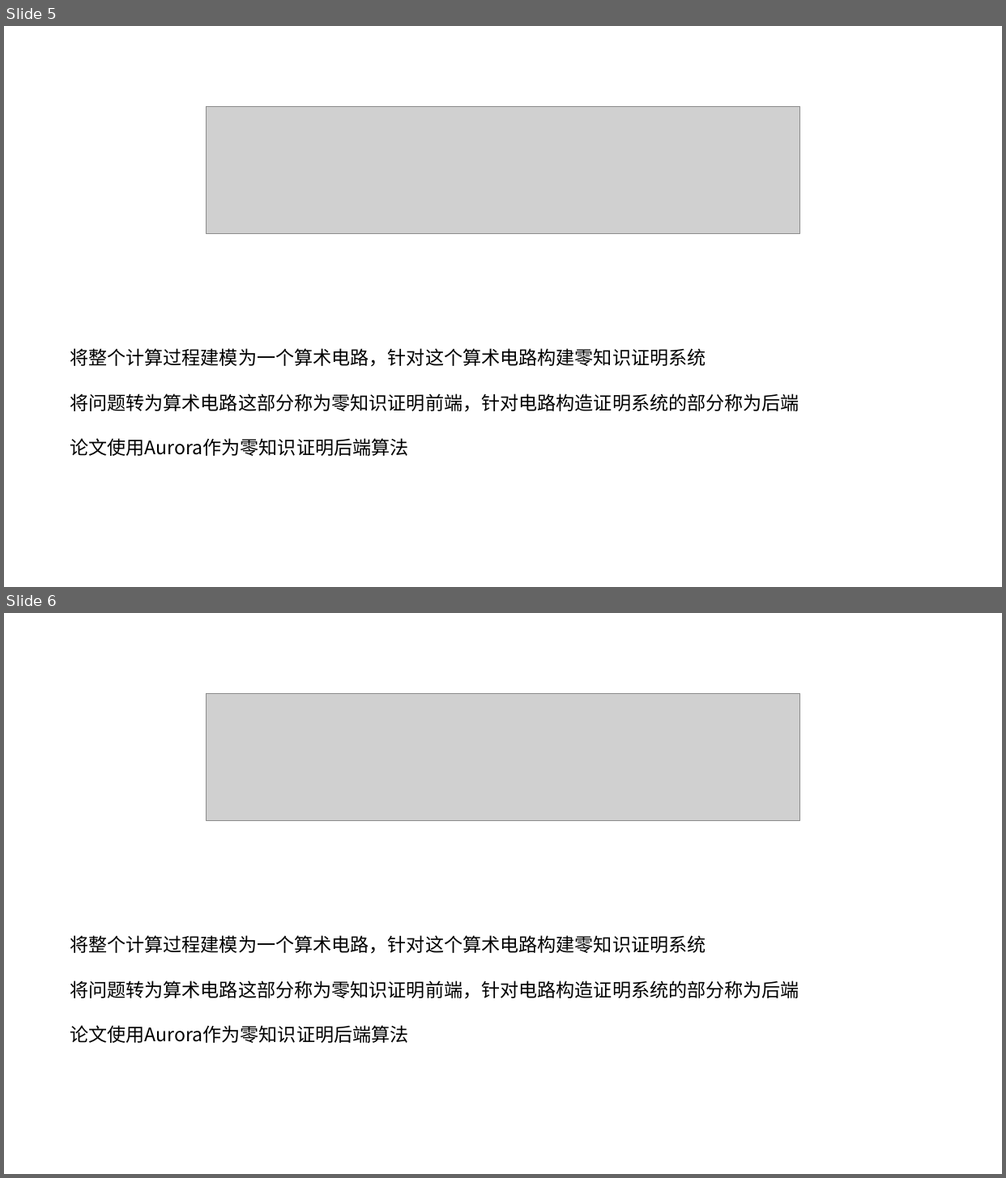
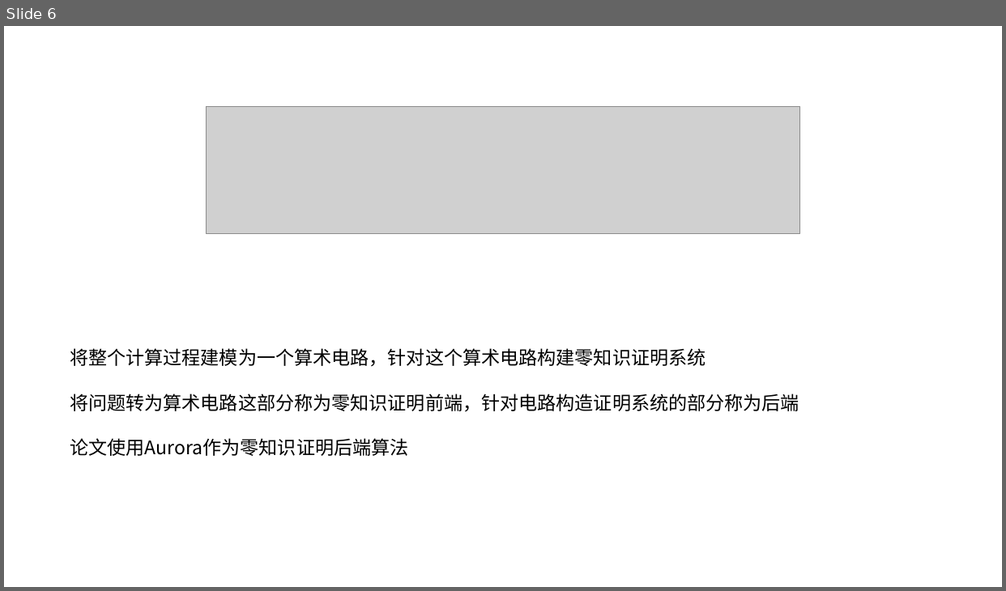
Before and after one commit to ZJU-ARClab/Seminar, a slide deck: 2021/2021-06-17/ZKDT.pptx. Shown one above the other, each under a label of ours: slides 5 and 6 before the commit, slide 6 after it. The pictures are 1006x1178 and 1006x591 pixels, drawn with LibreOffice and Linux fonts; fonts in the diff are those of the drawing; grey boxes stand for pictures; background and template pictures are left out. Boxes give left, top, right and bottom in pixels: in the first picture for what was removed or moved away, otherwise in the second. Text is boxed around its words. In the diff, an @@ line names an element or a change of style, - is before the commit and + after.

```diff
--- a/2021/2021-06-17/ZKDT.pptx
+++ b/2021/2021-06-17/ZKDT.pptx
@@ slide 6 removed at box(4, 613, 1002, 1174), background picture (left out) @@
@@ picture removed at box(206, 694, 800, 820) @@
@@ text removed at box(70, 935, 799, 1043) @@
-将整个计算过程建模为一个算术电路，针对这个算术电路构建零知识证明系统
-将问题转为算术电路这部分称为零知识证明前端，针对电路构造证明系统的部分称为后端
-论文使用Aurora作为零知识证明后端算法
@@ what was slide 5 is now slide 6 @@
```
Also in this commit, not shown: 1 slide changed, 1 slide added.
